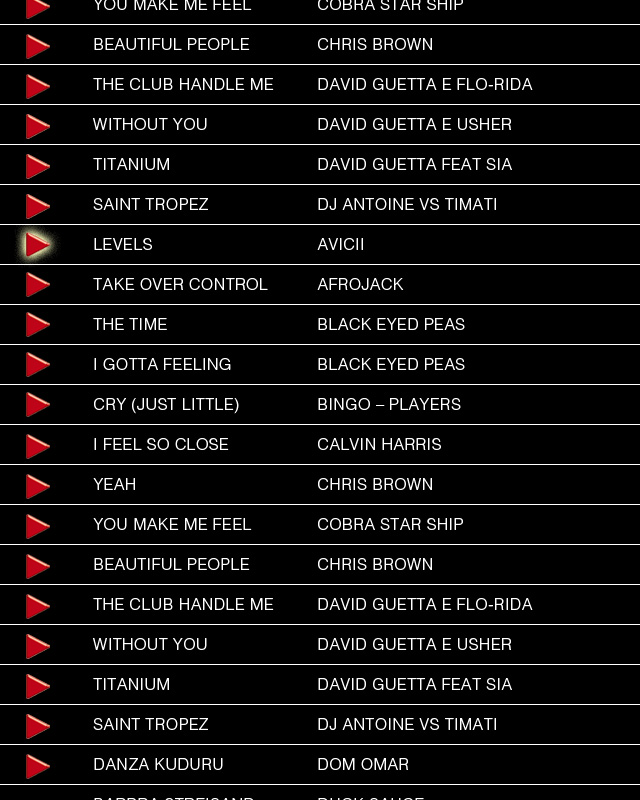
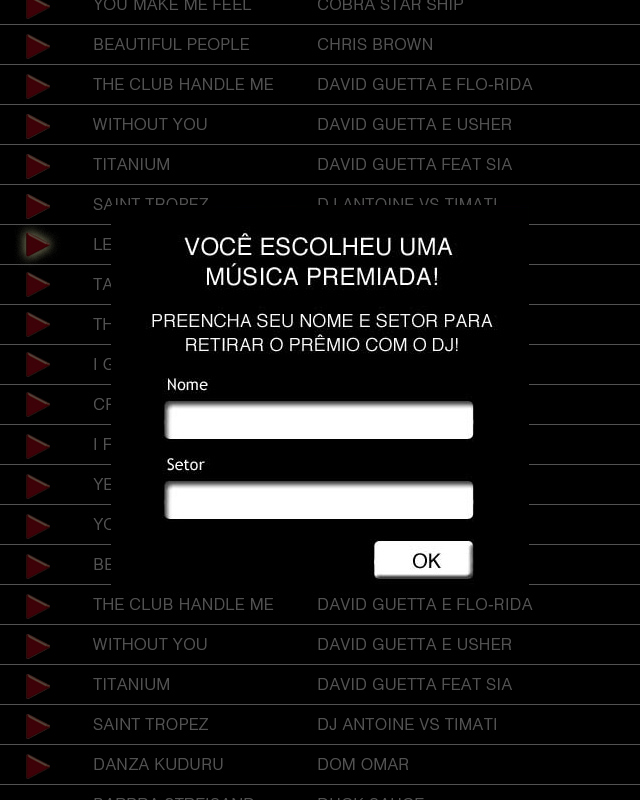
Comparing the layer stacks of the two w=640, h=800 images. Changes:
added layer "Layer 5" above "Layer 7" over [left=111, top=205, right=529, bottom=596]
added layer "Layer 7" (68%) above "Layer 1" over [left=0, top=0, right=640, bottom=800]
